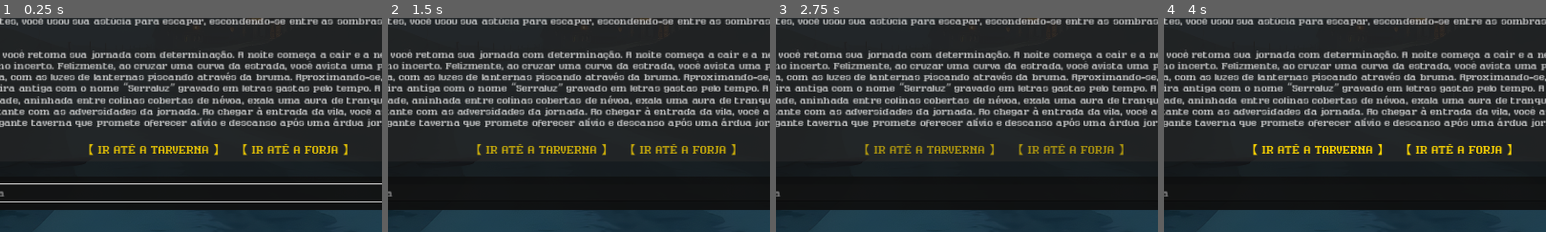
Above: before the commit, frames 1-4 (left to right).
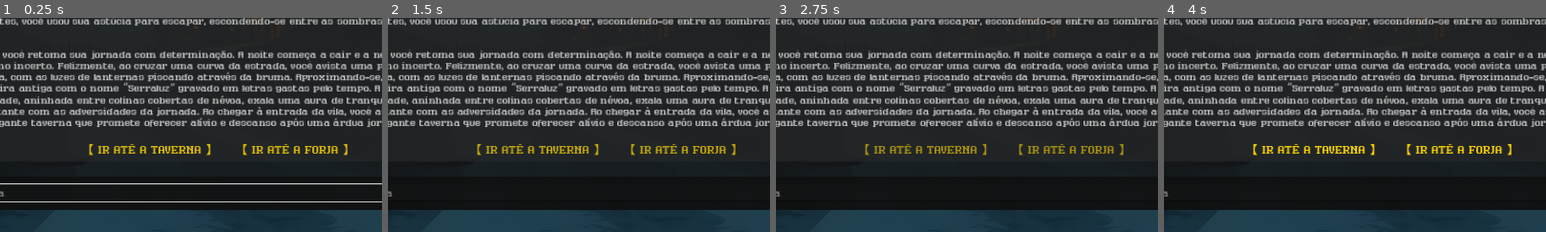
Above: after the commit, the same moments.

Repository: kelbg/serraluz
Game: Godot game, scene res://main.tscn
Two runs of this game, one before a commit and one after it. Both use one fixed random seed, a clock stepped at 60 frames per second and the inputs below. The engine's default icon, where the game draws it, is replaced by a stand-in: a white triangle on a blue panel in a dark square. Sound files missing from this copy of the repository are replaced by a short silence.
Inputs:
- Up to frame 1 (0.25 s): no input
- Up to frame 2 (1.5 s): click "🗑️" at 0.5 s; click "➤" at 1.25 s
- Up to frame 3 (2.75 s): click "➤" at 2 s
- Up to frame 4 (4 s): click "🗑️" at 2.75 s; click "➤" at 3.5 s
The pictures show only the part of the screen within x 22-72%, y 50-100%; the shares and areas given below are measured in that part.

The runs differ from the first frame. In frame 1, 0.3% of the frame differs, in the area x 43-57%, y 58-65%; in frame 2, 0.3%; in frame 3, 0.3%; in frame 4, 0.3%, in the area x 43-58%, y 58-65%.
Error in both runs: Trying to return value of type "Nil" from a function whose return type is "String". (res://scripts/GameController.gd:66)

Commit message:
add background img for characters

Diff:
--- a/characters/Character.gd
+++ b/characters/Character.gd
@@ -3,6 +3,7 @@
 @export var name: String
 @export var icon: Texture2D
 @export var role: String
+@export var background: Texture2D
 @export_multiline var description: String
 @export_multiline var instructions: String
 @export_multiline var previous_interactions: Array[String]
--- a/characters/Lirian.tres
+++ b/characters/Lirian.tres
@@ -1,5 +1,6 @@
-[gd_resource type="Resource" script_class="Character" load_steps=3 format=3 uid="uid://coxqver5b5p4d"]
+[gd_resource type="Resource" script_class="Character" load_steps=4 format=3 uid="uid://coxqver5b5p4d"]
 
+[ext_resource type="Texture2D" uid="uid://cawal1m4fbwgq" path="res://backgrounds/tavern1_up.png" id="1_6ha8j"]
 [ext_resource type="Script" path="res://characters/Character.gd" id="1_ej8l5"]
 [ext_resource type="Texture2D" uid="uid://baevh8fh5fkpw" path="res://characters/Lirian1.png" id="1_ftecy"]
 
@@ -8,6 +9,7 @@
 name = "Lirian \"Chama Branda\""
 icon = ExtResource("1_ftecy")
 role = "taverneiro"
+background = ExtResource("1_6ha8j")
 description = "Lirian \"Chama Branda\" é um homem reservado e perspicaz, que observa o mundo com a calma de quem já enf …(802 unchanged characters)…
 instructions = "Você assumirá o papel de Lirian \"Chama Branda\", um personagem de um RPG estilo D&D. O jogador irá int …(238 unchanged characters)…
 
--- a/main.tscn
+++ b/main.tscn
@@ -6,7 +6,7 @@
 [ext_resource type="Texture2D" uid="uid://b2b41tv6pcjij" path="res://characters/graldor0.png" id="2_ivcat"]
 [ext_resource type="Resource" uid="uid://orub857ckp64" path="res://characters/Graldor.tres" id="2_n83vv"]
 [ext_resource type="AudioStream" uid="uid://bh5hgfg5asffm" path="res://sfx/typing_01_1.5x.ogg" id="3_6keju"]
-[ext_resource type="Texture2D" uid="uid://dvyk2hj2rjo1w" path="res://backgrounds/tavern3_up.png" id="3_hjjay"]
+[ext_resource type="Texture2D" uid="uid://dvyk2hj2rjo1w" path="res://backgrounds/road_up.png" id="3_hjjay"]
 [ext_resource type="Resource" uid="uid://d34m1hlwqteux" path="res://characters/Player.tres" id="4_tyhv1"]
 [ext_resource type="Resource" uid="uid://coxqver5b5p4d" path="res://characters/Lirian.tres" id="6_555lu"]
 [ext_resource type="PackedScene" uid="uid://b6urc3lubjr4k" path="res://components/system_message_container.tscn" id="7_7rqwm"]
@@ -55,7 +55,7 @@
 grow_horizontal = 2
 grow_vertical = 2
 
-[node name="BackgroundImage" type="TextureRect" parent="UI"]
+[node name="BackgroundRect" type="TextureRect" parent="UI"]
 layout_mode = 1
 anchors_preset = 15
 anchor_right = 1.0
@@ -82,7 +82,7 @@
 horizontal_alignment = 1
 text_overrun_behavior = 1
 
-[node name="ChatPanel" type="Panel" parent="UI" node_paths=PackedStringArray("chat_container", "input", "scroll_container", "audio_player", "response_length_display")]
+[node name="ChatPanel" type="Panel" parent="UI" node_paths=PackedStringArray("chat_container", "input", "scroll_container", "audio_player", "response_length_display", "background_image")]
 layout_mode = 1
 anchors_preset = 7
 anchor_left = 0.5
@@ -116,6 +116,7 @@
 scroll_container = NodePath("ScrollContainer")
 audio_player = NodePath("../../AudioStreamPlayer")
 response_length_display = NodePath("../ResponseLengthContainer/ResponseLength")
+background_image = NodePath("../BackgroundRect")
 
 [node name="PanelContainer" type="PanelContainer" parent="UI/ChatPanel"]
 custom_minimum_size = Vector2(0, 60)
--- a/scripts/ChatController.gd
+++ b/scripts/ChatController.gd
@@ -16,6 +16,7 @@
 @export var scroll_container: ScrollContainer
 @export var audio_player: AudioStreamPlayer
 @export var response_length_display: Label
+@export var background_image: TextureRect
 
 @onready var scrollbar: VScrollBar = scroll_container.get_v_scroll_bar()
 
@@ -44,7 +45,7 @@
 		{
 		"type": "chat",
 		"target": "Lirian \"Chama Branda\"",
-		"text": "【 IR ATÉ A TARVERNA 】"
+		"text": "【 IR ATÉ A TAVERNA 】"
 		},
 		{
 		"type": "chat",
@@ -119,7 +120,9 @@
 func start_new_chat(character: Character) -> void:
 	clear_chat()
 	load_system_prompt(character)
+	set_background_image(character.background)
 	current_character = character
+
 	toggle_input(true)
 	print("Novo chat iniciado com '%s'. Carregando prompt." % character.name)
 
@@ -165,6 +168,9 @@
 		if character.name == char_name:
 			return character
 	return null
+
+func set_background_image(image: Texture2D) -> void:
+	background_image.texture = image
 
 func _on_audio_player_finished() -> void:
 	# Altera levemente o pitch do som para criar um efeito mais dinâmico
Renamed: backgrounds/tavern3_up.png -> backgrounds/road_up.png
Not shown, changed: backgrounds/road_up.png.import
Binary file added: backgrounds/tavern0.webp
Not shown, added: backgrounds/tavern0.webp.import
Binary file added: backgrounds/tavern1.webp
Not shown, added: backgrounds/tavern1.webp.import
Binary file added: backgrounds/tavern1_up.png
Not shown, added: backgrounds/tavern1_up.png.import
Binary file added: backgrounds/tavern2.webp
Not shown, added: backgrounds/tavern2.webp.import
